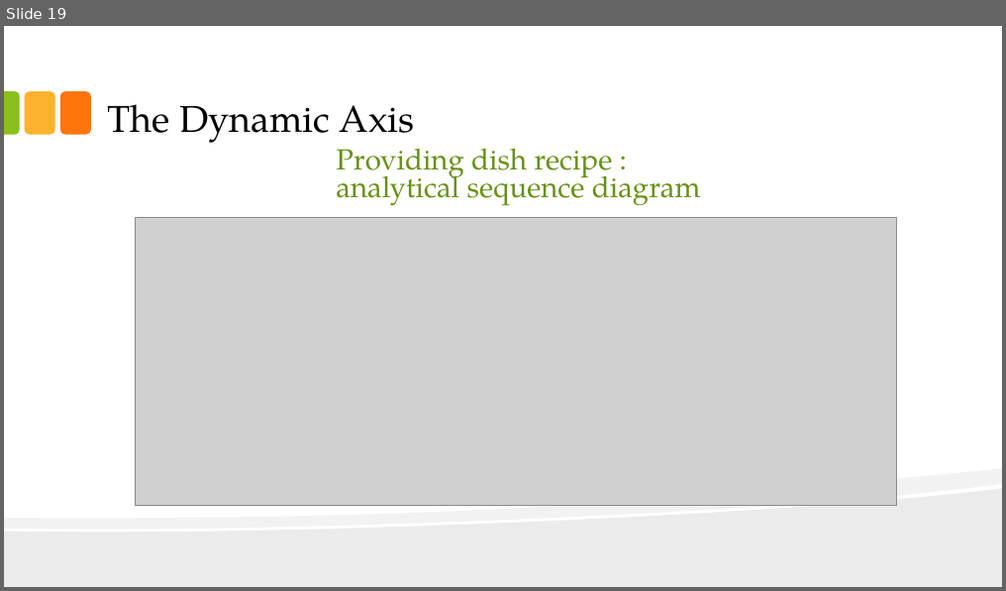
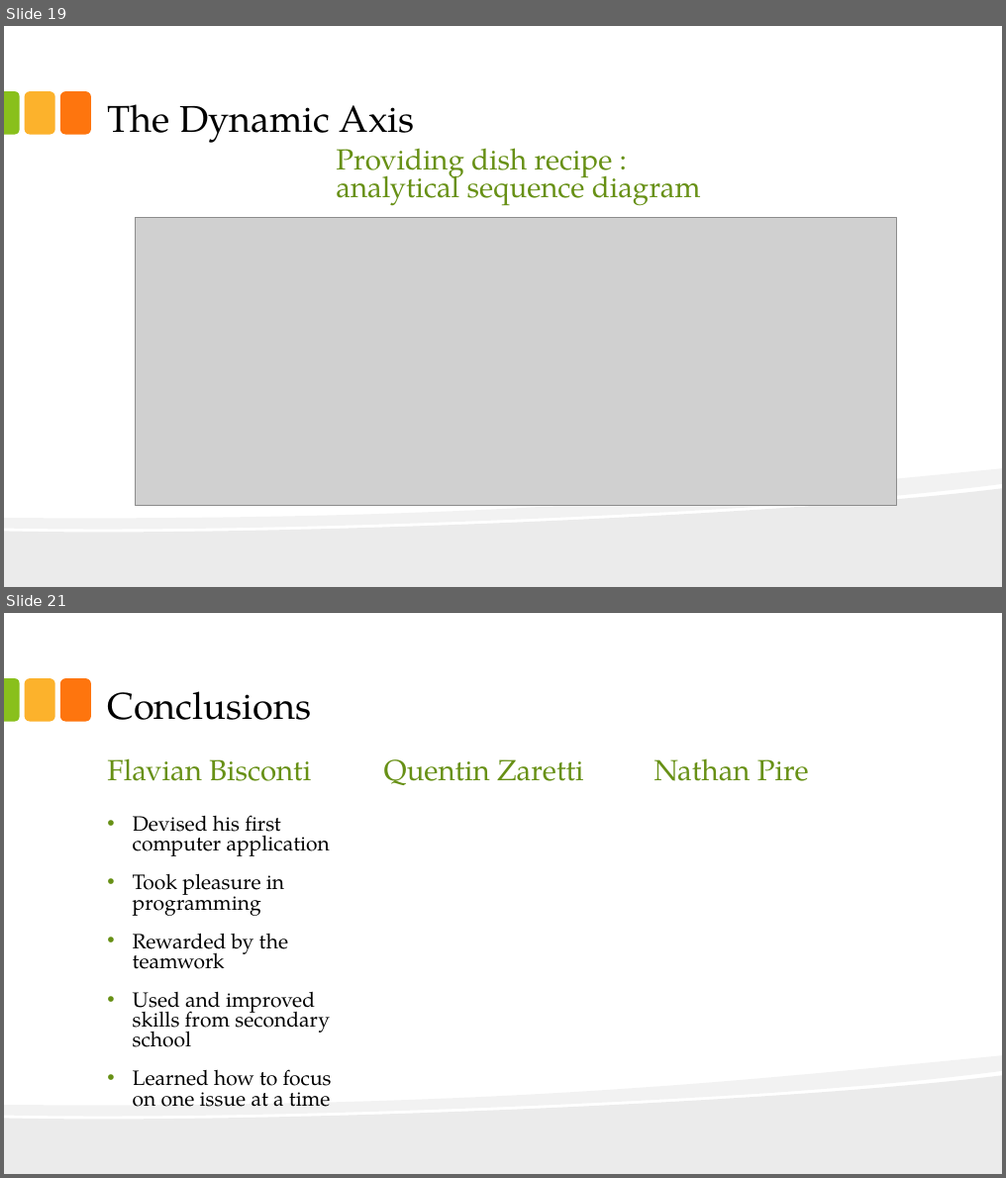
Before and after one commit to thelittlewozniak/iKitchen, a slide deck: Fichiers analyse/IKitchen.pptx. Shown one above the other, each under a label of ours: slide 19 before the commit, slides 19 and 21 after it; the slides between them are not shown. The pictures are 1006x591 and 1006x1178 pixels, drawn with LibreOffice and Linux fonts; fonts in the diff are those of the drawing; grey boxes stand for pictures. Boxes give left, top, right and bottom in pixels: in the first picture for what was removed or moved away, otherwise in the second. Text is boxed around its words. In the diff, an @@ line names an element or a change of style, - is before the commit and + after.

```diff
--- a/Fichiers analyse/IKitchen.pptx
+++ b/Fichiers analyse/IKitchen.pptx
@@ slide 21 added at (x1=4, y1=613, x2=1002, y2=1174), background #FFFFFF; not listed: 5 template elements that a slide beside it also shows @@
@@ title added at (x1=107, y1=691, x2=311, y2=720), 36 pt, text #000000 @@
+Conclusions
@@ text added at (x1=107, y1=759, x2=311, y2=781), 28 pt, text #679015 @@
+Flavian Bisconti
@@ text added at (x1=384, y1=760, x2=584, y2=785), 28 pt, text #679015 @@
+Quentin Zaretti
@@ text added at (x1=654, y1=759, x2=809, y2=781), 28 pt, text #679015 @@
+Nathan Pire
@@ text added at (x1=133, y1=815, x2=332, y2=1107), 20 pt, text #000000 @@
+• Devised his first computer application
+• Took pleasure in programming
+• Rewarded by the teamwork
+• Used and improved skills from secondary school
+• Learned how to focus on one issue at a time
```
Also in this commit, not shown: 1 slide changed, 2 other slides added, 5 other files.
